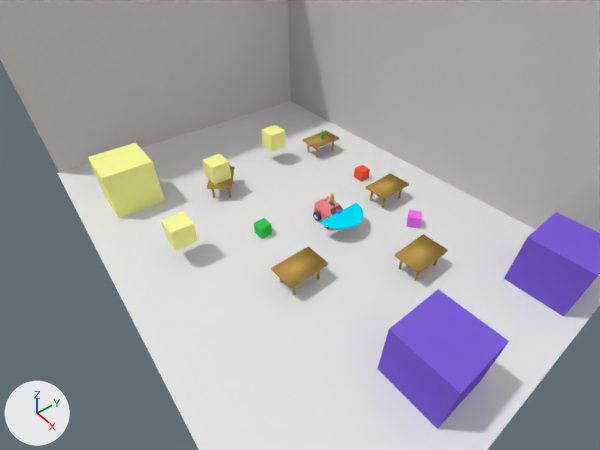
Renders of the Blender file scenarii/indoors_1/indoor_scene-2.4-semicircle.blend from each side of a commit.
Both versions are drawn from the file's camera 'CameraUser'. The lights are fixed; the arrows at lower left show +X, +Y and +Z.

Objects in the first picture: 'ATRV', 'Arc_180', 'Ground', 'Obstacle', 'Obstacle.001', 'Obstacle.002', 'Plane', 'Plane.001', 'WoodTable1.001', 'WoodTable1.002', 'WoodTable1.003', 'YellowBox', 'YellowBox.001', 'YellowBox.002'.
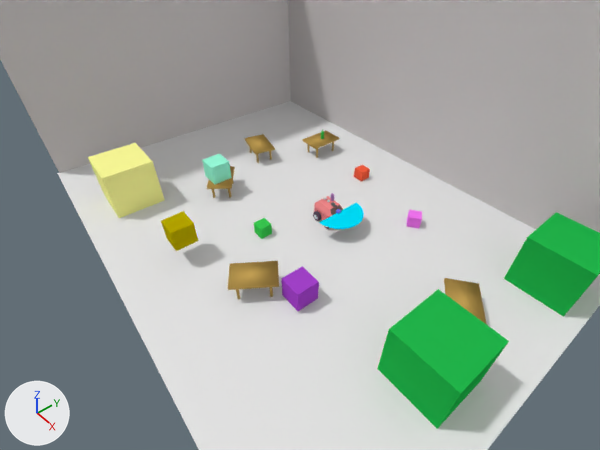
Location of each change, (x1, y1, x2, y2) in pixels of the pictures (600 x 450 px):
'Obstacle', recoloured (purple to green): (377, 289, 509, 429) in both
'Obstacle.001', recoloured (purple to green): (504, 212, 600, 317) in both
'WoodTable1.001', moved, turned: before (271, 246, 328, 296); after (228, 261, 279, 299)
'WoodTable1.003', moved, turned: before (366, 173, 409, 208); after (444, 278, 487, 325)
'YellowBox.002', recoloured, moved: before (261, 125, 286, 151); after (282, 266, 319, 311)
'WoodTable1.002', moved, turned: before (394, 234, 448, 281); after (245, 134, 275, 163)
'YellowBox.001', recoloured: (161, 211, 198, 251) in both
'YellowBox', recoloured (yellow to green): (202, 154, 232, 185) in both

Edits to the bpy script that builds the scene:
```text
Change mat_material_007:
    mat_material_007.base_color: (0.972, 0.275, 0.285) -> (0.373, 0.0547, 0.604)  # pink #fc8f91 -> purple #a442cc
Add mat_halfblue_001:
    mat_halfblue_001 = diffuse_material('HalfBlue.001')
    mat_halfblue_001.base_color = (0.0159, 0.473, 0.071)  # green #22b74b
Add mat_material_011:
    mat_material_011 = diffuse_material('Material.011')
    mat_material_011.base_color = (0.187, 0.116, 0.101)  # brown #786059
Add mat_material_010:
    mat_material_010 = diffuse_material('Material.010')
    mat_material_010.base_color = (0.101, 0.0665, 0.101)  # dark purple #594959
Change me_atrv_mesh:
    where me_atrv_mesh.from_pydata(...)  # 140 vertices, 138 faces; spans x -0.57..0.57, y -0.335..0.335, z 0.006..0.737
    remove me_atrv_mesh.materials.append(mat_material_006)  # dark purple #594959
    remove me_atrv_mesh.materials.append(mat_material_007)  # pink #fc8f91
    remove me_atrv_mesh.materials.append(mat_material_008)  # brown #785f59
    add me_atrv_mesh.materials.append(mat_material_010)  # dark purple #594959
    add me_atrv_mesh.materials.append(mat_material_009)  # dark purple #594959
    add me_atrv_mesh.materials.append(mat_material_011)  # brown #786059
Change me_cube_012:
    where me_cube_012.from_pydata(...)  # 8 vertices, 6 faces; spans x -1.0..1.0, y -1.0..1.0, z -1.0..1.0
    remove me_cube_012.materials.append(mat_material_001)  # yellow #ffff9a
    add me_cube_012.materials.append(mat_material_007)  # purple #a442cc
Change me_cube_011:
    where me_cube_011.from_pydata(...)  # 8 vertices, 6 faces; spans x -1.0..1.0, y -1.0..1.0, z -1.0..1.0
    remove me_cube_011.materials.append(mat_material_001)  # yellow #ffff9a
    add me_cube_011.materials.append(mat_material_003)  # white #c7e8de
Change me_cube_007:
    where me_cube_007.from_pydata(...)  # 8 vertices, 6 faces; spans x -1.0..1.0, y -1.0..1.0, z -1.0..1.0
    remove me_cube_007.materials.append(mat_halfblue)  # purple #7d60d9
    add me_cube_007.materials.append(mat_halfblue_001)  # green #22b74b
Change me_cube_002:
    where me_cube_002.from_pydata(...)  # 8 vertices, 6 faces; spans x -1.0..1.0, y -1.0..1.0, z -1.0..1.0
    remove me_cube_002.materials.append(mat_material_001)  # yellow #ffff9a
    add me_cube_002.materials.append(mat_material_006)  # dark purple #594959
Change ob_yellowbox_002:
    ob_yellowbox_002.location: (-5.4, 1.03, 1.17) -> (2.42, -3.45, 0.47)
Change ob_woodtable1_003:
    ob_woodtable1_003.location: (0.45, 2.97, 0.36) -> (6.01, 0.1, 0.36)
    ob_woodtable1_003.rotation_euler: (0.0, 0.0, 0.0179) -> (0.0, 0.0, 0.68)  # degrees (0, 0, 1) -> degrees (0, 0, 39)
Change ob_woodtable1_002:
    ob_woodtable1_002.location: (3.92, 0.81, 0.36) -> (-6.16, 0.58, 0.36)
    ob_woodtable1_002.rotation_euler: (0.0, 0.0, 0.0179) -> (0.0, 0.0, 1.338)  # degrees (0, 0, 1) -> degrees (0, 0, 77)
Change ob_woodtable1_001:
    ob_woodtable1_001.location: (1.78, -2.92, 0.36) -> (1.17, -4.34, 0.36)
    ob_woodtable1_001.rotation_euler: (0.0, 0.0, 0.0179) -> (0.0, 0.0, -0.585)  # degrees (0, 0, 1) -> degrees (0, 0, -34)
```
